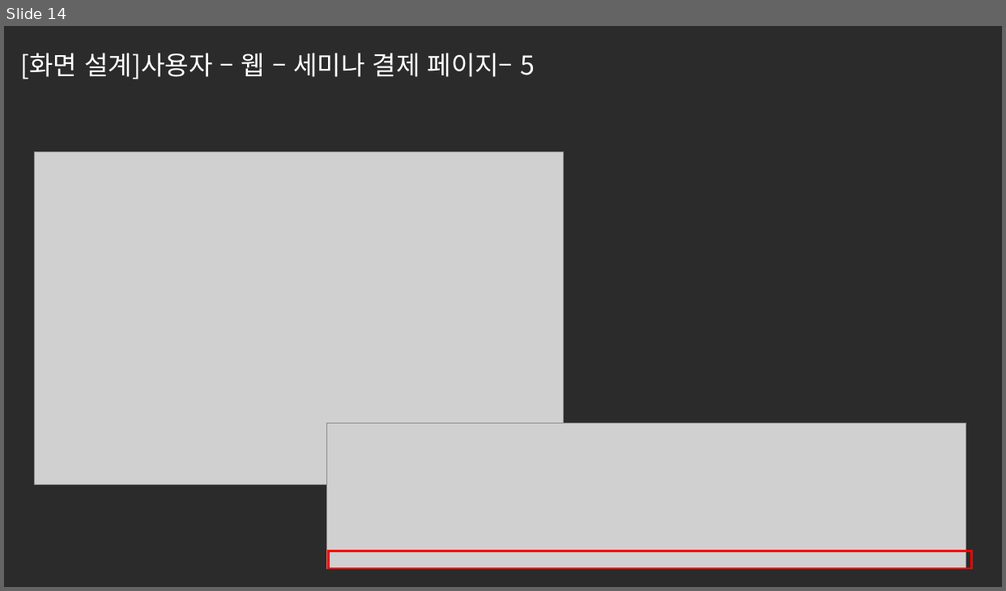
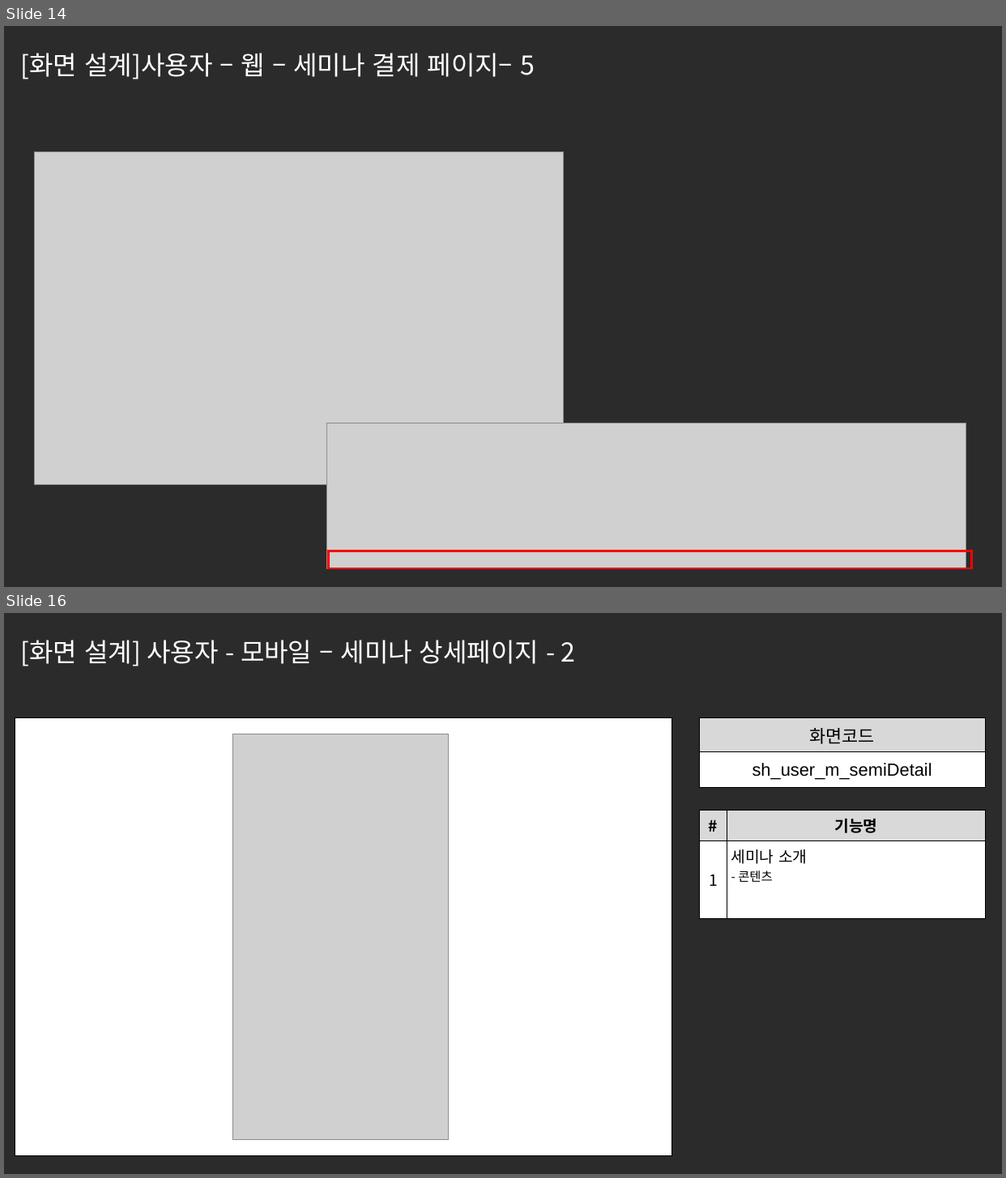
Before and after one commit to ezenteam2/e-Zone, a slide deck: 0 발표용 파워포인트/0501 5차발표/0501 project05 - 파워포인트 - 서희.pptx. Shown one above the other, each under a label of ours: slide 14 before the commit, slides 14 and 16 after it; the slides between them are not shown. The pictures are 1006x591 and 1006x1178 pixels, drawn with LibreOffice and Linux fonts; fonts in the diff are those of the drawing; grey boxes stand for pictures; background and template pictures are left out; a plain dark background stands for a picture behind light text. Boxes give left, top, right and bottom in pixels: in the first picture for what was removed or moved away, otherwise in the second. Text is boxed around its words. In the diff, an @@ line names an element or a change of style, - is before the commit and + after.

```diff
--- a/0 발표용 파워포인트/0501 5차발표/0501 project05 - 파워포인트 - 서희.pptx
+++ b/0 발표용 파워포인트/0501 5차발표/0501 project05 - 파워포인트 - 서희.pptx
@@ slide 16 added at [4, 613, 1002, 1174], background picture (left out) @@
@@ text added at [21, 640, 576, 666], 25 pt, text #FFFFFF @@
+[화면 설계] 사용자 - 모바일 – 세미나 상세페이지 - 2
@@ table added at [15, 717, 671, 1156], 1 rows, 1 columns @@
+
@@ table added at [700, 717, 986, 787], 2 rows, 1 columns @@
+화면코드
+sh_user_m_semiDetail
@@ picture added at [233, 735, 449, 1140] @@
@@ table added at [700, 810, 985, 918], 2 rows, 2 columns @@
+# | 기능명
+1 | 세미나 소개 / - 콘텐츠
```
Also in this commit, not shown: 2 other slides added, 11 other files.
